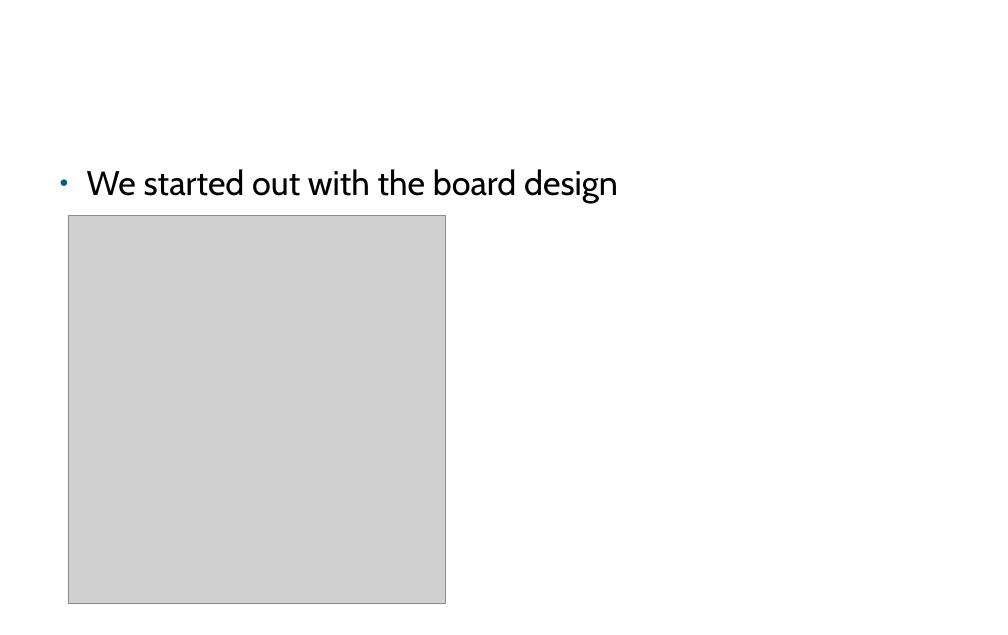
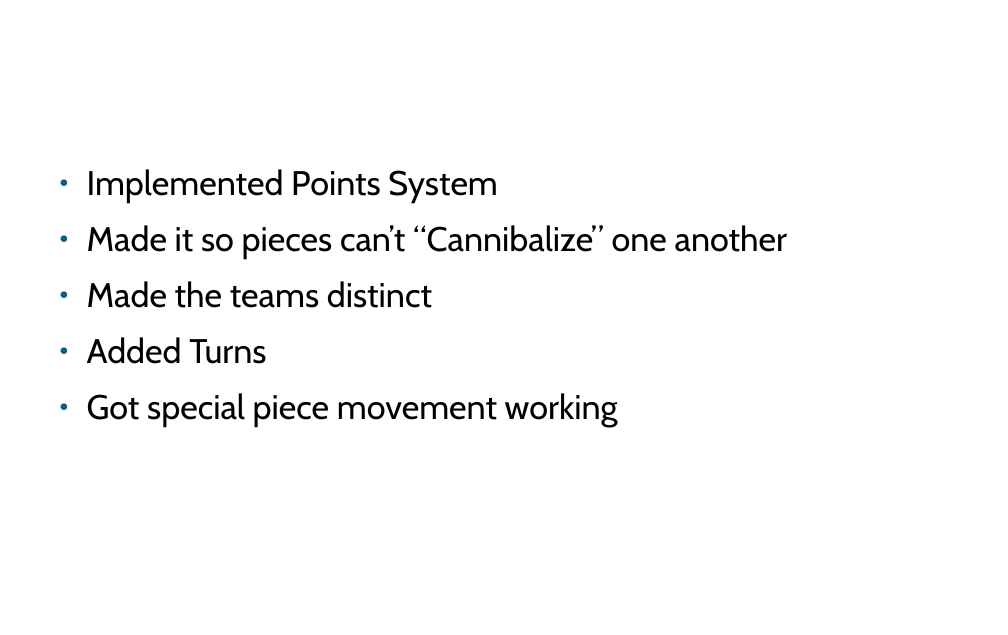
Before and after one commit to Viyi/Peace-by-Piece, a slide deck: slide 3 of build/Project Showcase 1.pptx. Drawn at 1008x635 pixels with LibreOffice and Linux fonts; fonts in the diff are those of the drawing; grey boxes stand for pictures; background and template pictures are left out. Boxes give left, top, right and bottom in pixels: in the first picture for what was removed or moved away, otherwise in the second. Text is boxed around its words. In the diff, an @@ line names an element or a change of style, - is before the commit and + after.

```diff
--- a/build/Project Showcase 1.pptx
+++ b/build/Project Showcase 1.pptx
@@ text at (87, 169, 788, 427): text changed @@
-● We started out with the board design
+● Implemented Points System
+● Made it so pieces can’t “Cannibalize” one another
+● Made the teams distinct
+● Added Turns
+● Got special piece movement working
@@ picture removed at (68, 215, 446, 603) @@
```
Also in this commit, not shown: 2 other slides changed, 1 slide added, 1 slide removed, 34 other files.
